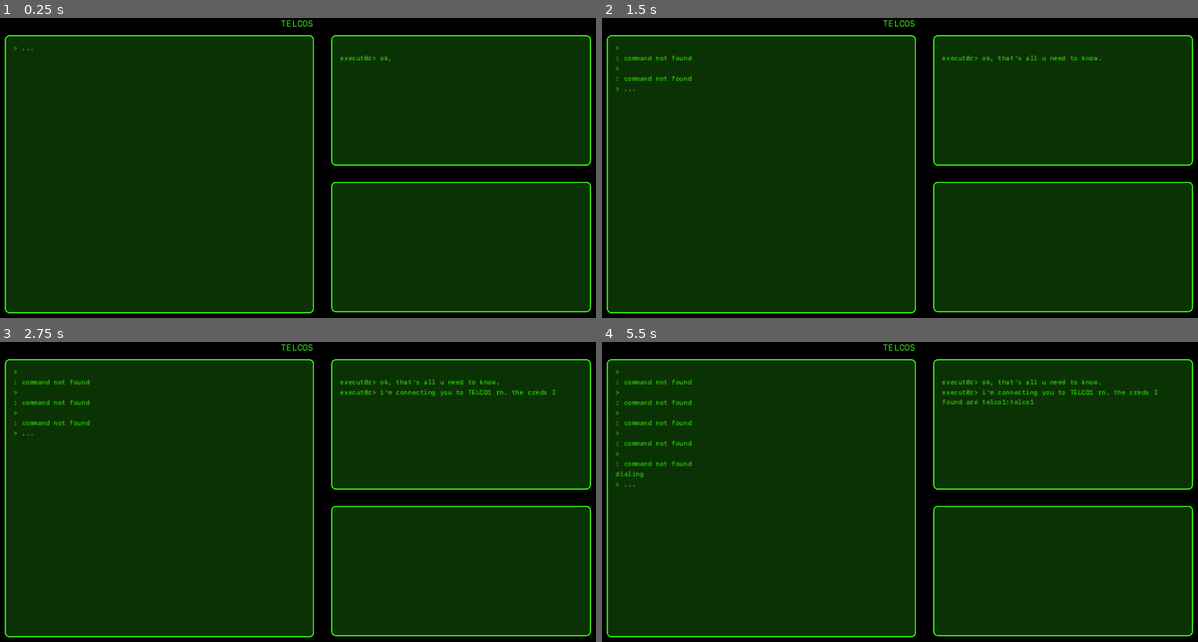
Above: before the commit, frames 1-4 (two rows, left to right).
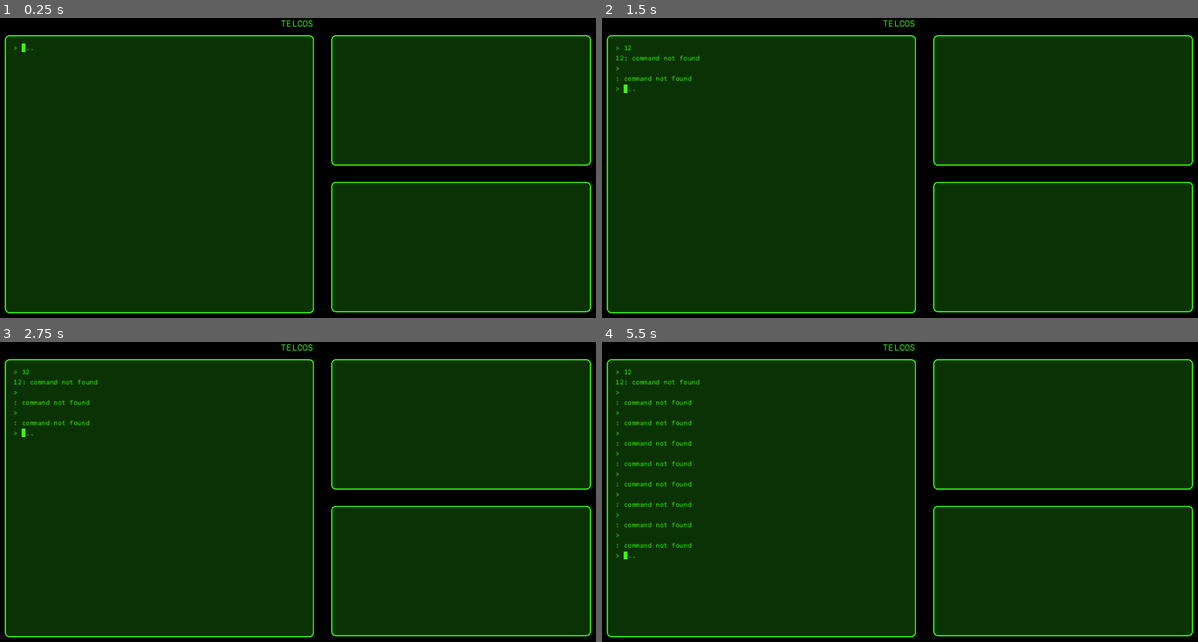
Above: after the commit, the same moments.

Repository: jwhenry28/TELCOS
Game: Godot game, scene res://scenes/main/main.tscn
Same seed, same stepped clock (60 frames per second), same inputs: the game is played once before the commit and once after it. Sound files missing from this copy of the repository are replaced by a short silence.
Inputs (mouse positions are in pixels of both pictures, inside the frame that each line leads up to):
- Up to frame 1 (0.25 s): no input
- Up to frame 2 (1.5 s): click (762, 51) at 0.52 s; type "12" at 0.6 s; tap Enter (cmd_enter) at 1.25, 1.35 s; hold Right from 1.28 s (still down)
- Up to frame 3 (2.75 s): tap Backspace at 1.55, 2.1 s; tap Space at 2 s; release Right at 2.03 s; hold Down from 2.03 s (still down); tap Enter (cmd_enter) at 2.3 s
- Up to frame 4 (5.5 s): tap Enter (cmd_enter) at 2.75, 2.85, 3.8, 4.25, 4.35, 5.3 s; release Down at 2.78 s; hold Right 2.78-3.53 s; tap Backspace at 3.05, 3.6, 4.55, 5.1 s; tap Space at 3.5, 5 s; hold Up 3.53-4.28 s; hold Down from 4.28 s (still down)

The runs differ from the first frame. In frame 1, less than 0.1% of the frame differs, in the area x 3-66%, y 8-15%; in frame 2, 0.3%; in frame 3, 0.6%; in frame 4, 1.2%, in the area x 2-94%, y 9-73%.

Commit message:
added terminal history

Diff:
--- a/assets/cutscenes/test.json
+++ b/assets/cutscenes/test.json
@@ -3,7 +3,7 @@
 		{"type": "dialogue", "speaker": "execut0r", "text": "ok, that's all u need to know."},
 		{"type": "pause", "duration": 1.0},
 		{"type": "dialogue", "speaker": "execut0r", "text": "i'm connecting you to TELCO1 rn. the creds I found are telco1:telco1"},
-		{"type": "action", "callback": "change_telco", "args": ["sandbox"]},
+		{"type": "action", "callback": "change_telco", "args": ["telco1"]},
 		{"type": "action", "callback": "play_sound", "args": ["dial"]},
 	]
 }
--- a/scenes/comms/comms.gd
+++ b/scenes/comms/comms.gd
@@ -63,9 +63,6 @@
 	cutscene = JSON.parse_string(json_string)
 
 	get_tree().call_group("cutscene_labels", "queue_free")
-	var new_label = Label.new()
-	new_label.add_to_group("cutscene_labels")
-	vbox_container.add_child(new_label)
 
 	comm_state = CommState.READY
 
@@ -73,8 +70,10 @@
 func advance_cutscene() -> void:
 	current_element = cutscene["elements"].pop_front()
 	if current_element == null:
+		print("Cutscene Finished")
+		for label in vbox_container.get_children():
+			print(label.position)
 		comm_state = CommState.INACTIVE
-		# signal_bus.terminal_change_state.emit("TYPING")
 		return
 
 	print("comms: processing ", current_element)
--- a/scenes/main/main.gd
+++ b/scenes/main/main.gd
@@ -12,8 +12,8 @@
 	telco_network = $"TelcoNetwork"
 	signal_bus = $"SignalBus"
 
-	print(get_tree_string_pretty())
-	$"Comms".play_cutscene("test")
+	# print(get_tree_string_pretty())
+	# $"Comms".play_cutscene("test")
 	print("main: done\n\n")
 
 
--- a/scenes/main/sound_player.gd
+++ b/scenes/main/sound_player.gd
@@ -30,7 +30,7 @@
 
 
 # Called every frame. 'delta' is the elapsed time since the previous frame.
-func _process(delta: float) -> void:
+func _process(_delta: float) -> void:
 	pass
 
 
--- a/scenes/telc_os/telc_os.gd
+++ b/scenes/telc_os/telc_os.gd
@@ -312,6 +312,7 @@
 	run_service_cmd(data, source)
 
 
+# TODO - clean up this logic? It's ugly and unwieldy, even though it works
 func run_cmd(cmd_string: String) -> void:
 	var cmd_args = cmd_string.split(' ')
 	var cmd = cmd_args[0]
@@ -319,9 +320,12 @@
 
 	var user_commands = get_user_commands(session.get_username())
 	var ret = false
+	session.user.add_to_history(cmd, argv, ret)
+	var current_cmd = session.user.terminal_history[-1]
+
 	if user_commands.has(cmd):
 		ret = BINARIES[cmd].callback.call(cmd, argv)
-		session.user.add_to_history(cmd, argv, ret)
+		current_cmd["success"] = ret
 		return
 
 	var executables = get_user_executables(session.get_username())
@@ -329,7 +333,7 @@
 		if exe.filename == cmd:
 			cmd = exe.get_executable()
 			ret = BINARIES[cmd].callback.call(cmd, argv)
-			session.user.add_to_history(cmd, argv, ret)
+			current_cmd["success"] = ret
 			return
 
 	var absolute_path = path_to_absolute(cmd)
@@ -341,7 +345,7 @@
 
 		cmd = executable_inode.get_executable()
 		ret = BINARIES[cmd].callback.call(cmd, argv)
-		session.user.add_to_history(cmd, argv, ret)
+		current_cmd["success"] = ret
 		return
 
 	stdout(cmd + ": command not found")
@@ -352,10 +356,10 @@
 	var cmd = cmd_args[0]
 	var argv = cmd_args.slice(1)
 
-	signal_bus.telco_command.emit(cmd, argv)
 
 	if SERVICES.has(cmd):
-		SERVICES[cmd].callback.call(cmd, argv, source)
+		var ret = SERVICES[cmd].callback.call(cmd, argv, source)
+		signal_bus.telco_command.emit(source, cmd, argv, ret)
 		return
 	else:
 		return
--- a/scenes/telc_os/user.gd
+++ b/scenes/telc_os/user.gd
@@ -33,6 +33,3 @@
 
 func add_to_history(cmd: String, argv: Array, success: bool):
 	terminal_history.append({"cmd": cmd, "argv": argv, "success": success})
-	print("terminal history is now:")
-	for item in terminal_history:
-		print(item["cmd"] + " " + "".join(item["argv"]) + " (" + str(item["success"]) + ")")
--- a/scenes/terminal/terminal.gd
+++ b/scenes/terminal/terminal.gd
@@ -13,6 +13,7 @@
 
 var next_msg_index: int
 var old_max_scroll_height: float = 0.0
+var cmd_history_index: int = 0
 
 var terminal_history_container: ScrollContainer
 var vbox_container: VBoxContainer
@@ -68,11 +69,8 @@
 		TerminalState.TYPING:
 			pass
 		TerminalState.DIALING:
-			print("dialing")
-			print("animation_timing: ", animation_timing)
 			var fps: float = 3.0
 			var num_frames: int = 3
-			var duration: int = 3
 			animation_timing += delta
 			var num_dots = int(animation_timing / (1.0 / fps)) % num_frames
 			var dialing_msg = "dialing" + ".".repeat(num_dots)
@@ -87,26 +85,45 @@
 
 func _input(event):
 	if event is InputEventKey and event.is_pressed() and !event.is_echo():
-		if event.keycode == KEY_ENTER:
-			signal_bus.play_sound.emit("enter")
-		elif event.keycode == KEY_BACKSPACE:
-			signal_bus.play_sound.emit("backspace")
-		else:
-			signal_bus.play_sound.emit("key")
-
-	if Input.is_action_just_released("cmd_enter"):
-		print("consuming textedit")
+		match event.keycode:
+			KEY_ENTER:
+				signal_bus.play_sound.emit("enter")
+			KEY_BACKSPACE:
+				signal_bus.play_sound.emit("backspace")
+			KEY_UP:
+				var terminal_history = telco_network.get_telco(connected_telco).session.user.terminal_history
+				if terminal_history.size() > 0 and cmd_history_index > 0:
+					cmd_history_index -= 1
+					var last_cmd = terminal_history[cmd_history_index]
+					var last_cmd_text = last_cmd["cmd"]
+					if last_cmd["argv"].size() > 0:
+						last_cmd_text += " " + " ".join(last_cmd["argv"])
+					cmd_prompt_textedit.set_line(0, last_cmd_text)
+			KEY_DOWN:
+				var terminal_history = telco_network.get_telco(connected_telco).session.user.terminal_history
+				if terminal_history.size() > 0 and cmd_history_index < terminal_history.size() - 1:
+					cmd_history_index += 1
+					var last_cmd = terminal_history[cmd_history_index]
+					var last_cmd_text = last_cmd["cmd"]
+					if last_cmd["argv"].size() > 0:
+						last_cmd_text += " " + " ".join(last_cmd["argv"])
+					cmd_prompt_textedit.set_line(0, last_cmd_text)
+			_:
+				signal_bus.play_sound.emit("key")
+
+	if Input.is_action_just_released("cmd_enter"): # for whatever reason, Godot renders the cursor in the wrong location if we use just_pressed for enter
 		var cmd = consume_text().strip_edges(true, true)
 		add_to_history("> " + cmd)
 
 		telco_network.run_cmd(connected_telco, cmd)
+		cmd_history_index = telco_network.get_telco(connected_telco).session.user.terminal_history.size()
 
 
 func consume_text() -> String:
-		var cmd = cmd_prompt_textedit.text
-		cmd_prompt_textedit.text = ''
-
-		return cmd
+	var cmd = cmd_prompt_textedit.text
+	cmd_prompt_textedit.text = ""
+
+	return cmd
 
 
 func adjust_scrollbar() -> void:
@@ -124,6 +141,7 @@
 		label.autowrap_mode = TextServer.AUTOWRAP_WORD
 		label.add_theme_color_override("font_color", TERMINAL_GREEN)
 		label.add_theme_font_size_override("font_size", FONT_SIZE)
+
 
 		print("next_msg_index: ", next_msg_index)
 		# var last_sibling = vbox_container.get_child(next_msg_index)
